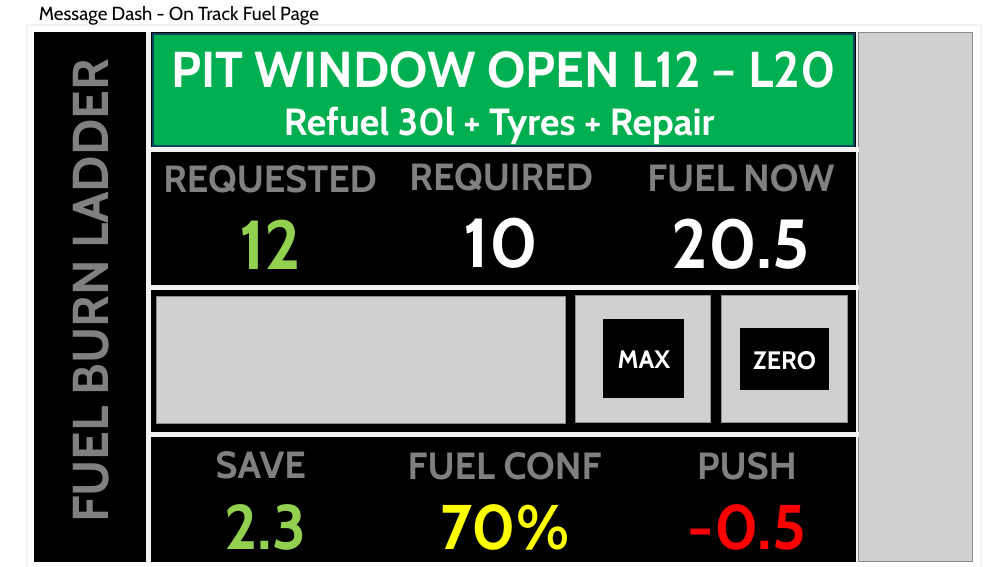
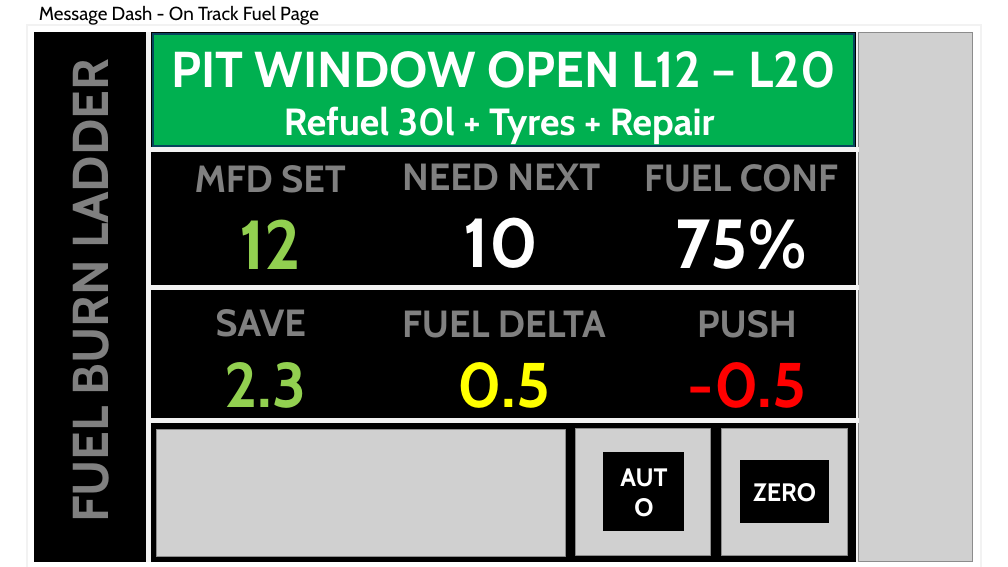
Before and after one commit to Lalabot77/LalaLaunchPlugin, a slide deck: slide 18 of Docs/UI Work.pptx. Drawn at 1008x567 pixels with LibreOffice and Linux fonts; fonts in the diff are those of the drawing; grey boxes stand for pictures. Boxes give left, top, right and bottom in pixels: in the first picture for what was removed or moved away, otherwise in the second. Text is boxed around its words. In the diff, an @@ line names an element or a change of style, - is before the commit and + after.

Commit message:
Update UI Work presentation
Revised Docs/UI Work.pptx with new or updated content to reflect recent UI changes.

```diff
--- a/Docs/UI Work.pptx
+++ b/Docs/UI Work.pptx
@@ text at [195,165,345,269]: text changed @@
-REQUESTED
-12
+MFD SET
+12
@@ text at [402,163,600,268]: text changed @@
-REQUIRED
-10
+NEED NEXT
+10
@@ text at [644,164,838,269]: text changed @@
-FUEL NOW
-20.5
+FUEL CONF
+75%
@@ text "SAVE 2.3": place and size @@
-text "SAVE 2.3" at [216,451,306,564]
+text "SAVE 2.3" at [216,309,306,422]
@@ text "PUSH -0.5": place and size @@
-text "PUSH -0.5" at [688,452,807,564]
+text "PUSH -0.5" at [688,310,807,422]
@@ text at [402,310,606,422]: text changed @@
-FUEL CONF
-70%
+FUEL DELTA
+0.5
@@ rectangle removed at [604,320,684,397] @@
-MAX
@@ line moved from (148, 435) - (859, 435) to (148, 420) - (859, 420) @@
@@ picture: place and size @@
-picture at [156,296,566,423]
+picture at [156,430,566,557]
@@ rectangle added at [604,453,684,530], fill #000000, outline #000000 1.5 pt, 24 pt, text #FFFFFF, bold @@
+AUTO
@@ 2 pictures, 1 rectangle: place and size @@
-2 pictures, 1 rectangle at [576,296,848,423]
+2 pictures, 1 rectangle at [576,428,848,555]
```
